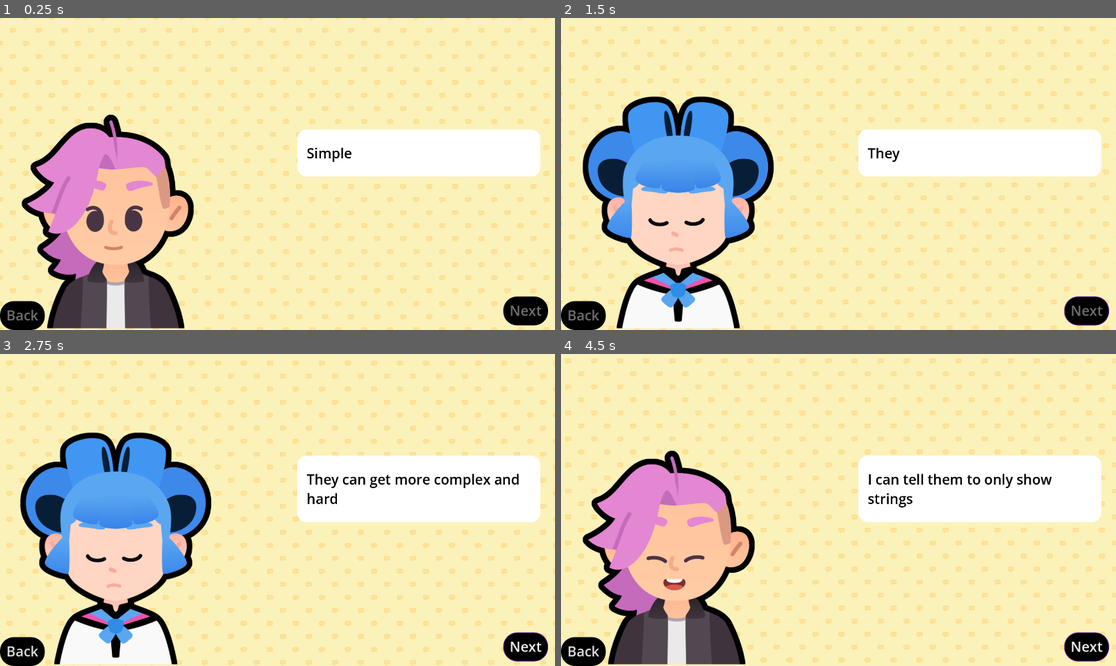
Above: before the commit, frames 1-4 (two rows, left to right).
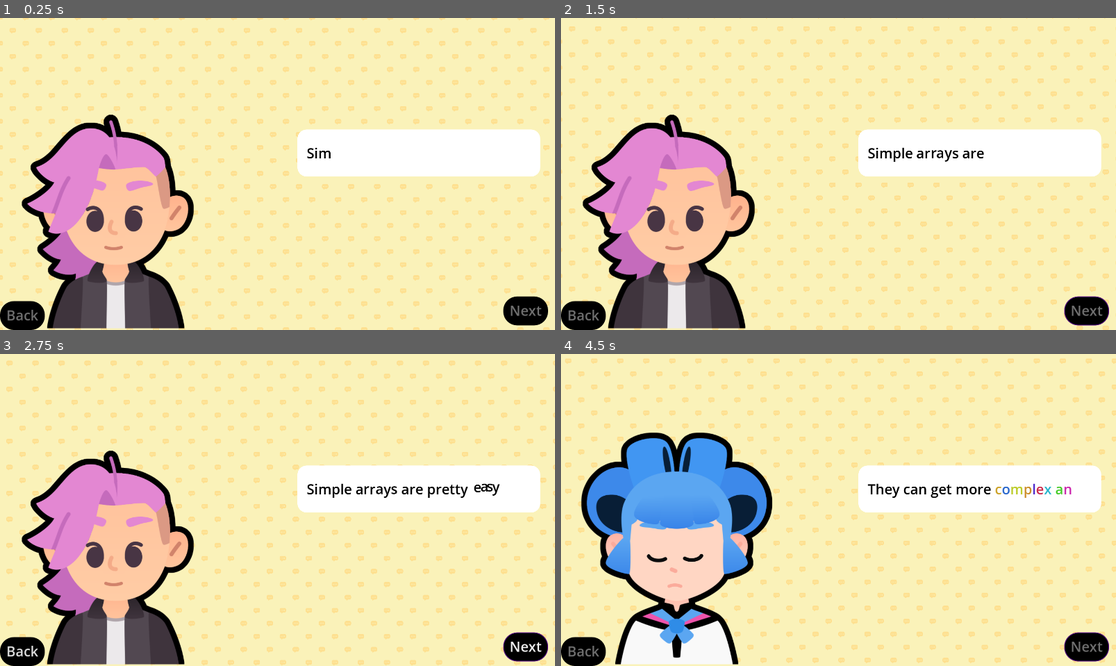
Above: after the commit, the same moments.

Repository: peeryo/2d-GameDev-course
Game: Godot game, scene res://lessons/dialog.tscn
Same seed, same stepped clock (60 frames per second), same inputs: the game is played once before the commit and once after it. Sound files missing from this copy of the repository are replaced by a short silence.
Inputs (mouse positions are in pixels of both pictures, inside the frame that each line leads up to):
- Up to frame 1 (0.25 s): no input
- Up to frame 2 (1.5 s): tap Enter at 0.5 s; move the mouse to (960, 158) at 0.52 s; hold D (move_right) 0.53-1.25 s; tap Z at 0.6 s; click (960, 158) at 0.67 s; tap Space at 0.77 s; click (1088, 311) at 1.25 s, where only the run before the commit has a clickable "Next"
- Up to frame 3 (2.75 s): move the mouse to (166, 525) at 2.02 s; hold S (move_down) from 2.03 s (still down); tap Z at 2.1 s; tap Space at 2.27 s
- Up to frame 4 (4.5 s): release S (move_down) at 2.75 s; click "Next" at 2.75 s; move the mouse to (894, 441) at 3.52 s; hold D (move_right) 3.53-4.28 s; tap Z at 3.6, 4.35 s; move the mouse to (810, 572) at 4.27 s; hold W (move_up) from 4.28 s (still down); click (810, 572) at 4.42 s

The runs differ from the first frame. In frame 1, less than 0.1% of the frame differs, in the area x 59-64%, y 41-47%; in frame 2, 19%; in frame 3, 22%; in frame 4, 23%, in the area x 1-98%, y 25-100%.

Commit message:
M7L14 BBCode text

Diff:
--- a/M07.telling_a_story_workbook/lessons/dialog.gd
+++ b/M07.telling_a_story_workbook/lessons/dialog.gd
@@ -14,27 +14,27 @@
 var dialog_items :Array[Dictionary] = [
 	{
 		"expression": expressions["regular"],
-		"text": "Simple arrays are pretty easy",
+		"text": "Simple [shake]arrays[/shake] are pretty [tornado freq=1.0]easy[/tornado]",
 		"character": bodies["pink"]
 	},
 	{
 		"expression": expressions["sad"],
-		"text": "They can get more complex and hard",
+		"text": "They can get more [rainbow val=0.8]complex and hard[/rainbow]",
 		"character": bodies["sophia"]
 	},
 	{
 		"expression": expressions["happy"],
-		"text": "I can tell them to only show strings",
+		"text": "I can tell them to only show [s]strings[/s]",
 		"character": bodies["pink"]
 	},
 	{
 		"expression": expressions["regular"],
-		"text": "What else can we do with them?",
+		"text": "[fade]What else can[/fade] we do with them?",
 		"character": bodies["sophia"]
 	},
 	{
 		"expression": expressions["sad"],
-		"text": "Well, perhaps we should use dictionaries instead",
+		"text": "Well, perhaps we should use [shake freq=2.0]dictionaries[/shake] instead",
 		"character": bodies["pink"]
 	},
 	{
--- a/M07.telling_a_story_workbook/lessons/dialog.tscn
+++ b/M07.telling_a_story_workbook/lessons/dialog.tscn
@@ -88,7 +88,8 @@
 offset_bottom = -593.0
 grow_horizontal = 2
 grow_vertical = 2
-text = "Hello World"
+bbcode_enabled = true
+text = "[b]Hello [/b]World"
 fit_content = true
 
 [node name="NextButton" type="Button" parent="."]
Not shown, changed: M07.telling_a_story_workbook.zip
